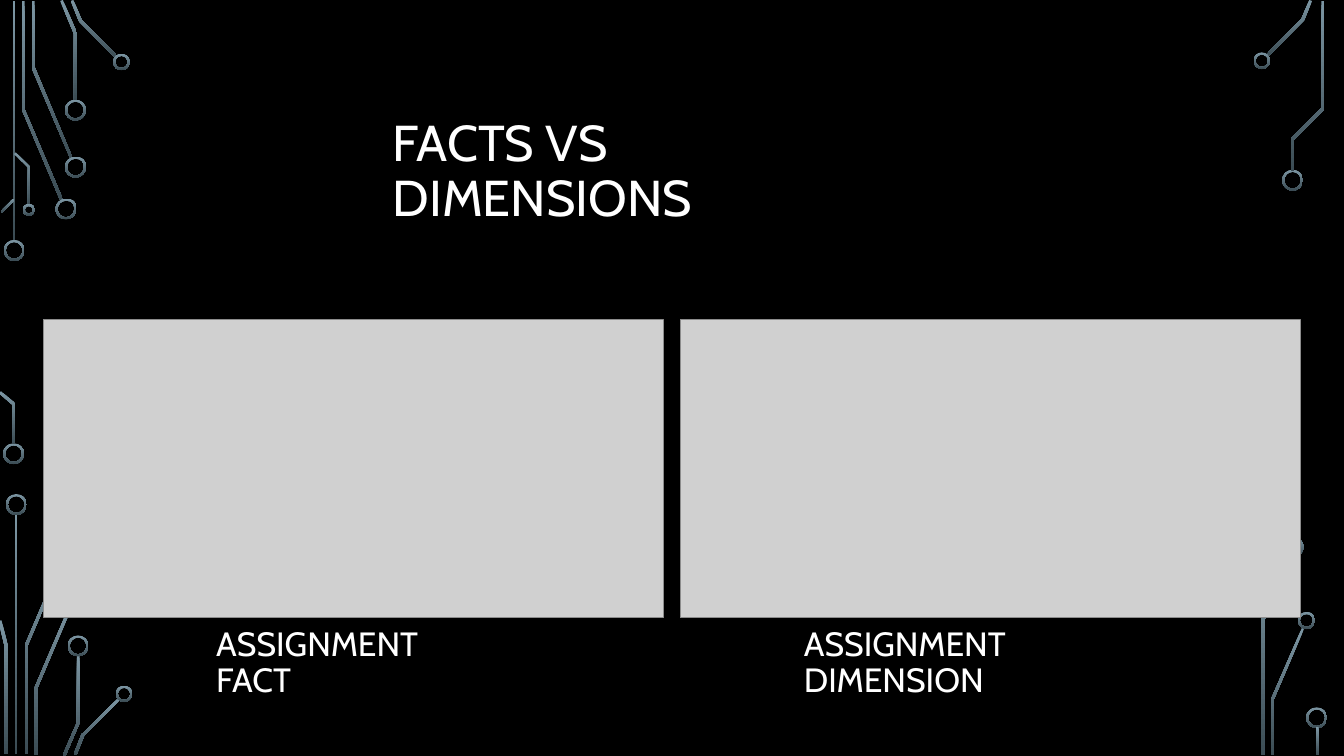
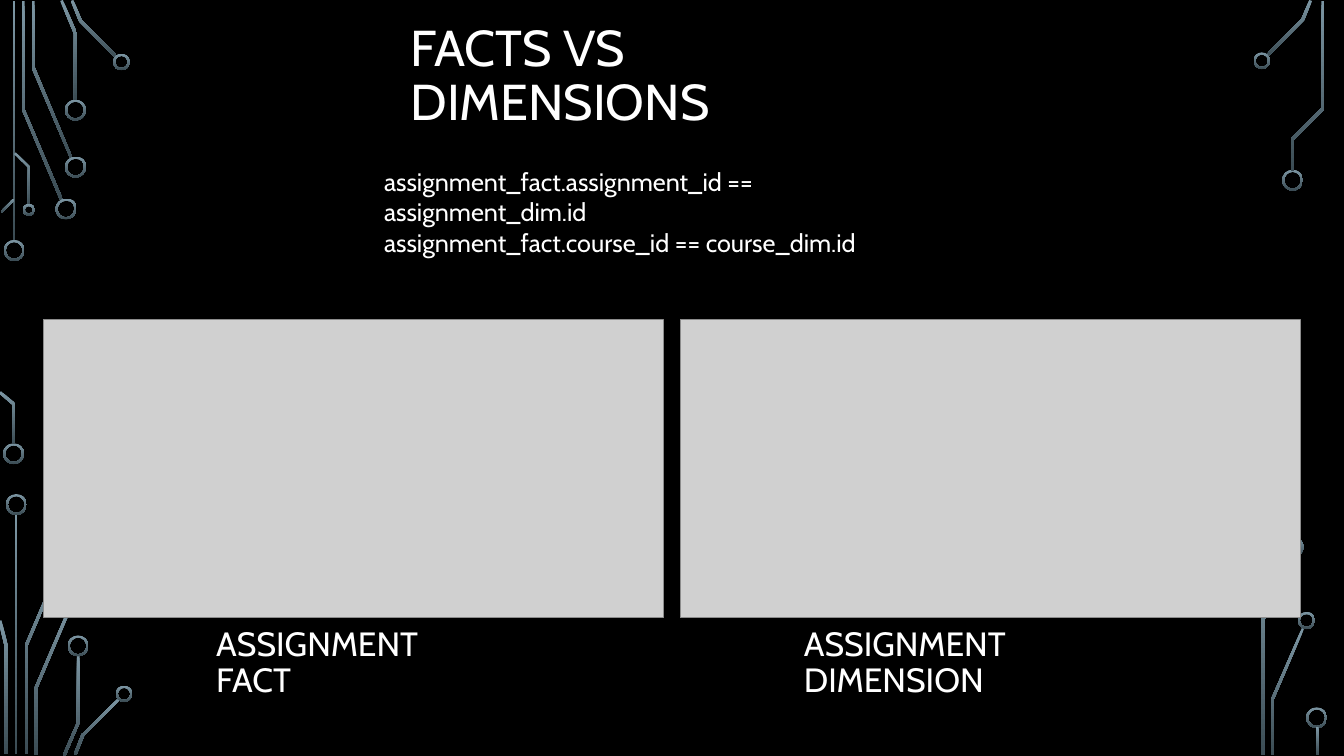
Before and after one commit to robertwleonard/CanvasData, a slide deck: slide 4 of CanvasData_BirdvilleISD.pptx. Drawn at 1344x756 pixels with LibreOffice and Linux fonts; fonts in the diff are those of the drawing; grey boxes stand for pictures; background and template pictures are left out. Boxes give left, top, right and bottom in pixels: in the first picture for what was removed or moved away, otherwise in the second. Text is boxed around its words. In the diff, an @@ line names an element or a change of style, - is before the commit and + after.

```diff
--- a/CanvasData_BirdvilleISD.pptx
+++ b/CanvasData_BirdvilleISD.pptx
@@ title "FACTS VS DIMENSIONS": place and size @@
-title "FACTS VS DIMENSIONS" at (393, 125, 692, 217)
+title "FACTS VS DIMENSIONS" at (410, 30, 709, 121)
@@ text added at (384, 172, 856, 258), 18 pt, text #FFFFFF @@
+assignment_fact.assignment_id == assignment_dim.id
+assignment_fact.course_id == course_dim.id
```
Also in this commit, not shown: 5 other slides changed, 1 slide removed.
